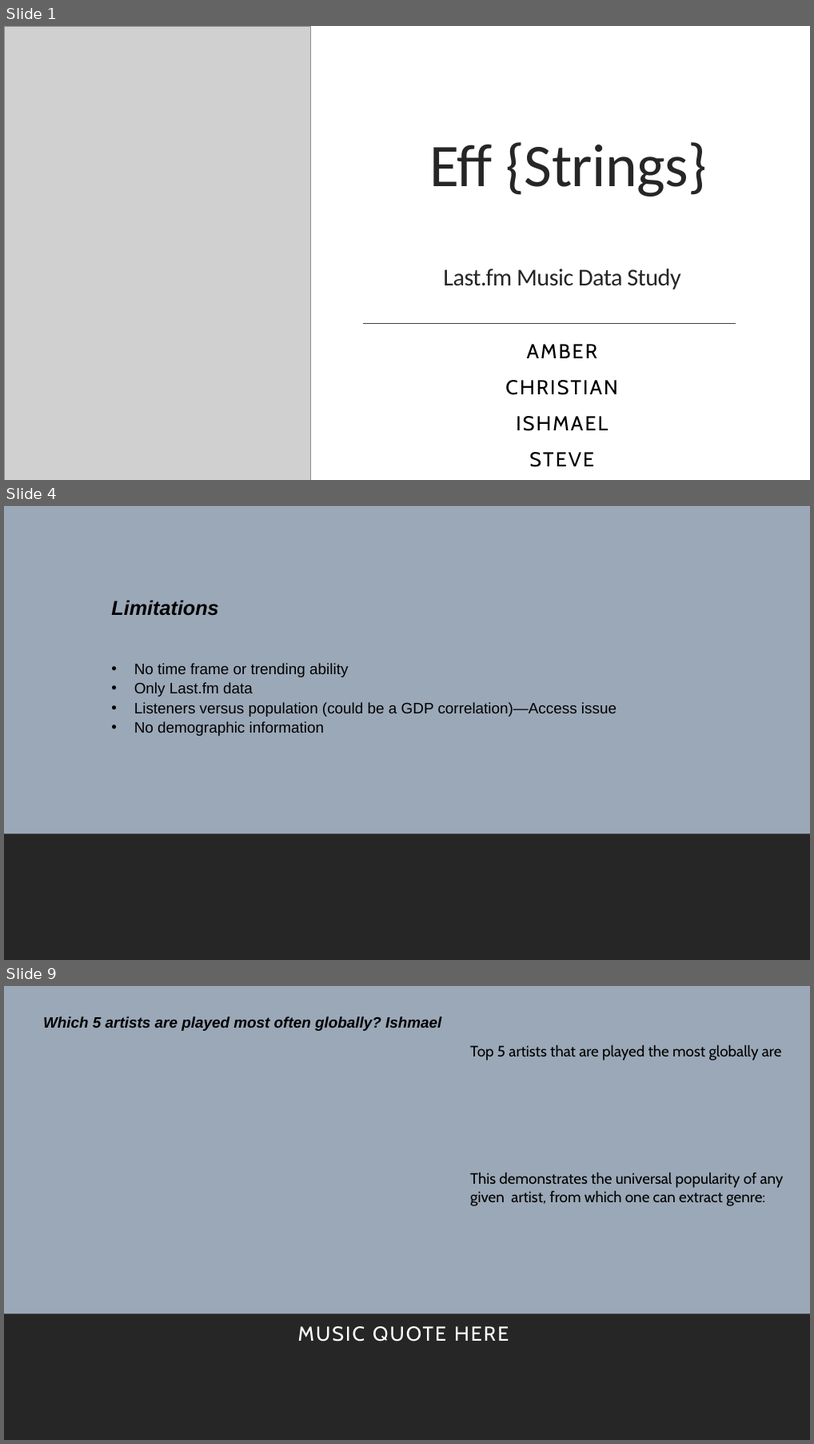
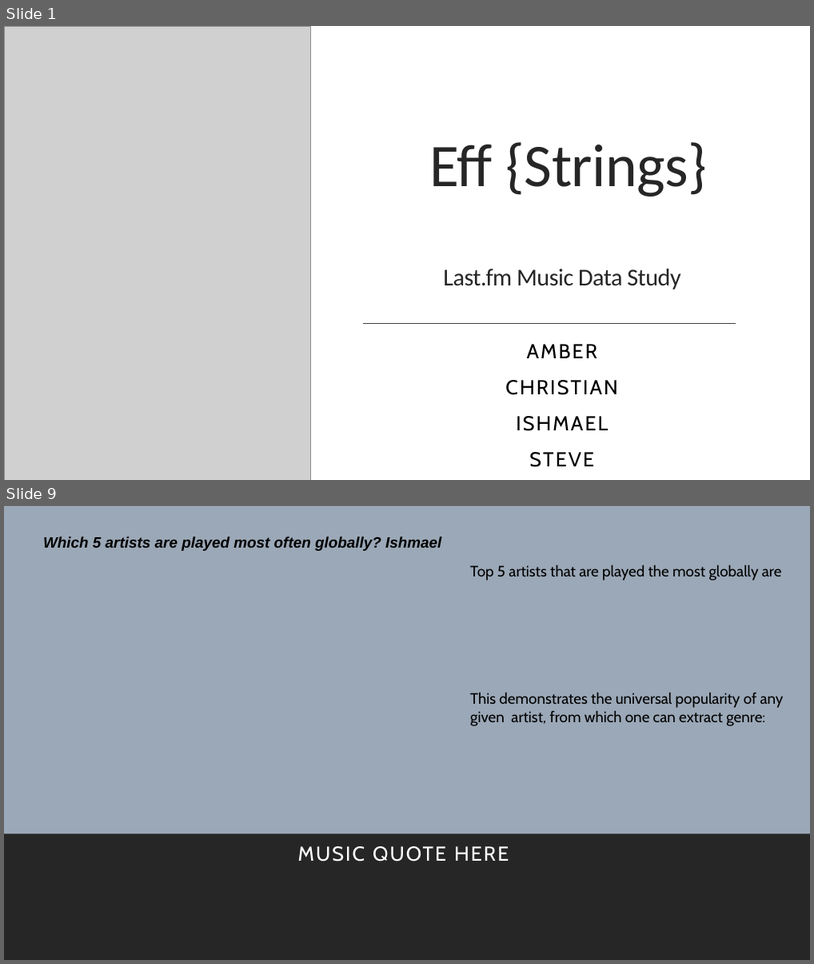
Before and after one commit to kidik425/07-Project_1, a slide deck: The Eff {Strings} Project 1 Demo.pptx. Shown one above the other, each under a label of ours: slides 1, 4 and 9 before the commit, slides 1 and 9 after it; the slides between them are not shown. The pictures are 814x1444 and 814x964 pixels, drawn with LibreOffice and Linux fonts; fonts in the diff are those of the drawing; grey boxes stand for pictures. Boxes give left, top, right and bottom in pixels: in the first picture for what was removed or moved away, otherwise in the second. Text is boxed around its words. In the diff, an @@ line names an element or a change of style, - is before the commit and + after.

```diff
--- a/The Eff {Strings} Project 1 Demo.pptx
+++ b/The Eff {Strings} Project 1 Demo.pptx
@@ slide 4 removed at [4, 506, 810, 960], background #FFFFFF; not listed: 1 template element that a slide beside it also shows @@
@@ rectangle removed at [4, 506, 810, 960] @@
@@ text removed at [111, 600, 617, 736] @@
-Limitations
-• No time frame or trending ability
-• Only Last.fm data
-• Listeners versus population (could be a GDP correlation)—Access issue
-• No demographic information
@@ rectangle removed at [4, 834, 810, 960] @@
```
Also in this commit, not shown: 5 slides changed, 1 slide added, 1 other slide removed, 3 other files.
